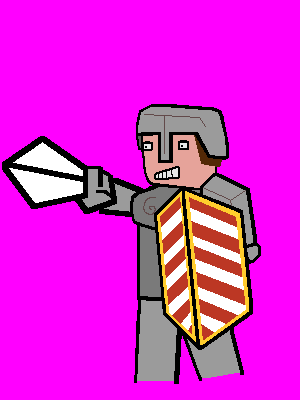
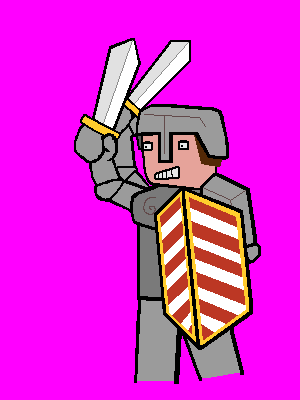
Revision of a layered w=300, h=400 image; what changed, layer by layer:
hid "epee4" over [2, 136, 149, 217]
showed "epee2", painted on it over [73, 38, 154, 217]
showed "epee1", painted on it over [99, 39, 191, 216]
